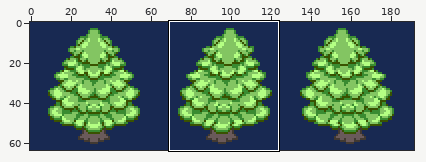
Sprite sheet, stored at graphics/object_events/pics/misc/headbutt_tree.png. Above: a wide view before the commit, with the close-up outlined.
Close-up. Before the edit:
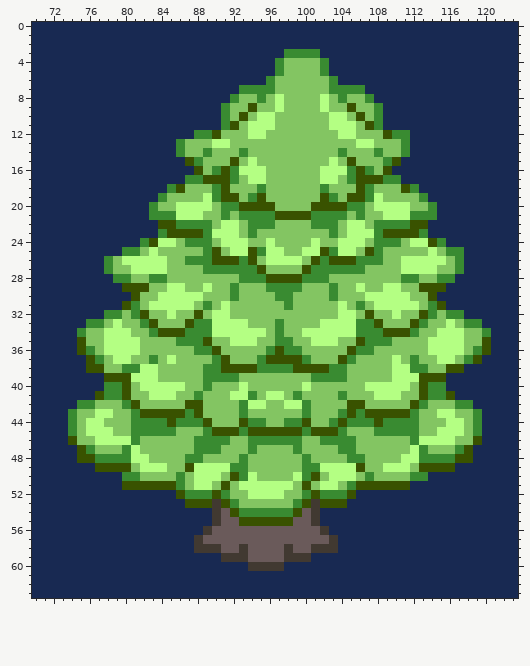
The file is 192x64 pixels. Shown: x 70..123, y 0..63. The commit also changed other parts of the picture, which this record leaves out.
Once edited:
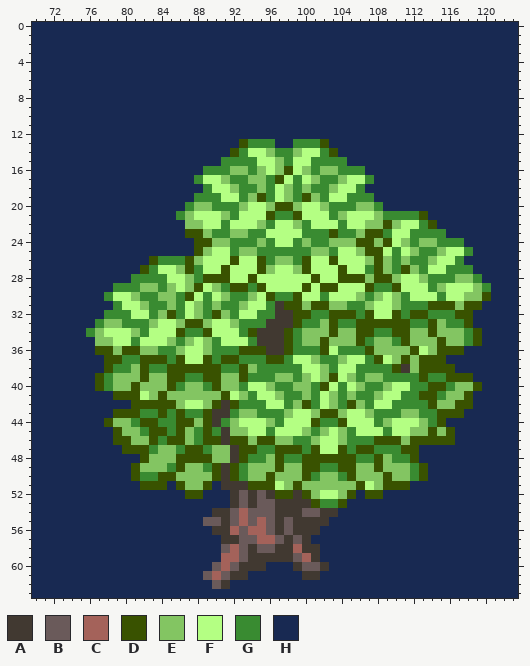
Palette (. is transparent): A #413931  B #6a5a5a  C #a4625a  D #395200  E #83c562  F #b4ff83  G #398b31  H #182952
Diff:
y 3: x 98..101 GGGG -> HHHH
y 4..5: x 97..102 GEEEEG -> HHHHHH
y 6: x 96..103 GEEEEEEG -> HHHHHHHH
y 7: x 93..106 GGGGEEEEEEGGGG -> HHHHHHHHHHHHHH
y 8: x 92..107 GEEGEFEEEEFEGEEG -> HHHHHHHHHHHHHHHH
y 9: x 91..108 GEEDEEFEEEEFEEDEEG -> HHHHHHHHHHHHHHHHHH
y 10: x 91..108 GEDEFFEEEEEEFFEDEG -> HHHHHHHHHHHHHHHHHH
y 11: x 91..108 GDEFFFEEEEEEFFFEDG -> HHHHHHHHHHHHHHHHHH
y 12: x 88..111 GGDEEEFFEEEEEEEEFFEEEDGG -> HHHHHHHHHHHHHHHHHHHHHHHH
y 13: x 86..111 GEEEFFEEEEEEEEEEEEEEFFEEEG -> HHHHHHHDGGGHHGGGDHHHHHHHHH
y 14: x 86..92 GEEGEEE -> HHHHHHD; x 94..95 EE -> FF; x 97..98 EE -> GG; x 100..111 EEEEGEEEGEEG -> FFGDHHHHHHHH
y 15: x 87..96 DGEEEDEFEE -> HHHHGGGGFF; x 98..110 EEEEEFEDEEEGD -> GFFGGGGHHHHHH
y 16: x 88..89 DE -> HG; x 91..96 DGFFFE -> GEEGEF; x 98..99 EE -> DF; x 101..104 EFFF -> GEEG; x 106..109 DGED -> GHHH
y 17: x 87 G -> H; x 89..91 DDD -> FFE; x 93..100 EFFEEEEE -> GEEGDFGF; x 102..103 FF -> GG; x 105..110 GDDDGG -> FFGHHH
y 18: x 85..91 GDEEEGD -> HHHHGFF; x 93..97 EEGEE -> GGEGF; x 99 E -> G; x 101 E -> G; x 104..112 EEDGEEEDG -> FFGHHHHHH
y 19: x 84..89 GEEEEF -> HHHHGG; x 91..94 DDEG -> FFGE; x 96..97 EE -> GF; x 99..100 EE -> GD; x 102..106 DGEDD -> GFFGG; x 108..113 FEEEEG -> HHHHHH
y 20: x 83..90 GEEFFFFE -> HHHHGEEG; x 93..98 DDDDEE -> EFFEDD; x 100..104 EDDDD -> FFEGG; x 106 G -> E; x 108..114 FFFFEEG -> GHHHHHH
y 21: x 83..87 GGGFF -> HHHGE; x 89..98 EEGEGGGGDD -> FFEGFFFDGG; x 100..102 DGG -> FFF; x 104..107 GEGE -> EFFF; x 109..111 FFF -> GGG; x 113..114 GG -> DH
y 22: x 84..91 DDGGGGEF -> HHHEEFFG; x 93..95 EGG -> FFE; x 97..98 EE -> FF; x 100..104 EGGGE -> GFFFG; x 108..114 GGGGDDH -> EDEFFGD
y 23: x 84..86 GDD -> HHH; x 89..92 GFFF -> EGGE; x 95..112 EEEEEEEEGEFFFGDDDD -> GFFFFGGGDGGEDDGFFG; x 114..115 HH -> GG
y 24: x 82..89 GDFFEGGG -> HHHHHHDD; x 91..94 FFFE -> EGGG; x 96..99 FEEE -> GFFG; x 101..102 FE -> GG; x 104..110 FFFEGGG -> EEDDEDF; x 112..114 FFD -> GEE; x 116..117 HH -> GG
y 25: x 80..94 GGEFEEEEEGDEFFD -> HHHHHHHHDEFFGEE; x 96..102 FFEEFFD -> GGGGGEE; x 108..111 GEEE -> DFGF; x 113..114 EF -> GG; x 116..118 GGH -> FFG
y 26: x 78..91 GEFFFFFEEGGGDD -> HHHHHDGGGDEFFF; x 93..102 GDEFFFFEDG -> FFDGEEGDFF; x 104..108 DDGGG -> FFFED; x 110..114 EFFFF -> GEGGE; x 116 E -> F
y 27: x 78..83 GEEFFF -> HHHHDG; x 85 E -> F; x 87..94 EEGGGGGG -> DGFFDFFF; x 97..98 EE -> FF; x 101..108 GGGGGGEE -> FFFDFFGD; x 110..113 EFFF -> GDEG; x 115..116 EE -> FG; x 118 H -> G
y 28: x 79..82 GGEE -> HHGG; x 85..86 EE -> FF; x 88..106 EEEEEGGGDDDDGGGEEEE -> GDDDFFDFFFFFFDFFDDD; x 108..109 EE -> DD; x 111..112 GG -> FF; x 114 E -> G; x 117..119 HHH -> EEG
y 29: x 79..82 HDDD -> GGGE; x 84..85 EF -> GE; x 88 E -> D; x 91..105 EGEEEGGGGEEEGEE -> GDDGDFFFFDFDDFF; x 107..120 EEFFEEDDDHHHHH -> DGGDFFFGEFFFEG
y 30: x 78..87 HHHDEEFFFF -> GFFEGGEEGD; x 89..90 EE -> GF; x 93 E -> G; x 95..96 EE -> FD; x 99..105 EEEEGEE -> DFFGFFF; x 107..108 FF -> GE; x 110..120 FFEEDHHHHHH -> EGFFFGFFEED
y 31: x 79..81 HDG -> GFF; x 83..86 FFFF -> GGEG; x 91..92 FE -> GG; x 94..99 EEEEGE -> FFGADD; x 101..102 EE -> DD; x 104..105 FE -> EG; x 110..114 FFFEG -> EGGGD; x 116..119 HHHH -> DEDD
y 32: x 80..83 EGDE -> GFFG; x 85..106 FEEDEFFEEEEEEEEEEEEFFE -> DGFEGDEGFFGGAADDGGDDDG; x 108..112 EEFEE -> FFDGD; x 115 E -> G; x 117..118 GH -> DD
y 33: x 76 G -> H; x 79..81 FEE -> EGG; x 83..85 DEE -> EFF; x 88..89 GG -> DE; x 92..107 FFEEEGEEEEFFFFGG -> EGGGAAADGGEDGGDD; x 109..112 EEED -> DDDG; x 114 E -> D; x 116..119 FEGG -> GGDH
y 34: x 75..76 GE -> HG; x 82..85 EGDD -> GFFF; x 89 G -> D; x 93..107 FFFEGEEFFFFFFGG -> GDAAADGEEEDEEDD; x 109 D -> G; x 112 G -> E; x 114..120 EFFFEEG -> DEEEGDH
y 35: x 75..76 DE -> HH; x 78 F -> E; x 81..84 FEEE -> GFFF; x 87..91 GGDEE -> EFEGF; x 94..99 FEEGGE -> GAAADG; x 101..103 FFF -> EDE; x 108..111 GGEE -> EEGD; x 114..120 FFFFEED -> EDEEGDH
y 36: x 75..81 DGEFFFF -> HHDDEDD; x 84..85 EE -> GG; x 87..98 EGGDEEEEEGDG -> FFEGGGDDDAAD; x 100..105 EEEEED -> GGDFGG; x 107 G -> D; x 112..120 EEFFFFEGD -> DFEDDDHHH
y 37: x 76..89 DGEFFEEGEFEEEE -> HHDDGGDDDGDFFD; x 92..94 EEE -> DGG; x 98..100 DDG -> GFF; x 102..119 EEDGEEEEFEGEEFFEGD -> GGEFFGDFEDEDDDHHHH
y 38: x 76..79 DDEE -> HHDG; x 81..92 GFFEEEEEGGDD -> EDGGDDDDDDGG; x 94 D -> E; x 99..102 DDDD -> GFFE; x 104..115 GEEEEEFFGGEE -> FFGGGGDAEDDD; x 117 D -> H
y 39: x 77..83 HDDDFFF -> DGEEEDE; x 85..96 EEEEGGGGEEEE -> DDGGDDEEDGGG; x 99 E -> G; x 101..104 GGGG -> FEDF; x 106 E -> G; x 109..112 EFFF -> GGGG; x 114..118 DDHHH -> GGDDD
y 40: x 77 H -> D; x 79..86 GDEFFFFF -> EEDEEEDG; x 90 E -> D; x 93..95 FEE -> GFF; x 97..98 EE -> GG; x 100..105 FEEEEE -> EGDFGF; x 107..109 FFF -> GGE; x 112..119 EDGGHHHH -> GGDDGEED
y 41: x 77..79 DGG -> HHD; x 81..85 EEFFF -> DFEDE; x 88 G -> E; x 91 E -> D; x 93 F -> E; x 95 E -> F; x 97..98 FE -> EG; x 101..102 EE -> GF; x 106..108 EEF -> GGE; x 111..112 EE -> GG; x 114 G -> D; x 116..118 DHH -> EED
y 42: x 75..80 GGEEEG -> HHHHHH; x 82..85 EEEE -> DDDD; x 87..88 DD -> FF; x 90..92 EEE -> DAD; x 94..102 FFEEFFGEE -> GGFFGEDGF; x 104 E -> G; x 106..112 DEEEEED -> EGFFGGG; x 114 E -> D; x 117..118 GG -> DD
y 43: x 74..83 GEEFFEEGDD -> HHHHHDDDGG; x 85 D -> G; x 88..93 DEEEEG -> GDAAGE; x 95..97 EEE -> GGG; x 99..100 EG -> FF; x 102..119 EEGDGDDDDDGEEFFEEG -> DDEFFEGGGEEGGDDDHH
y 44: x 74..78 GEFFE -> HHHHD; x 82..83 GG -> DD; x 85..88 DGGG -> GDDE; x 90..91 EE -> AG; x 93..95 DGG -> FFF; x 97..102 EGGDEE -> GFFFDG; x 105..112 GGGDGGGG -> FFFGEFFF; x 114..119 EEFFEG -> GDHHHH
y 45: x 74..79 GEFFFE -> HHHHHD; x 81 G -> E; x 83..84 GG -> DD; x 86 E -> D; x 88..108 EGDDDGDDDDDDGDDDGEEEG -> GDGAEEFFGFFFEGEFEGFFF; x 110..112 GGG -> FFE; x 114..119 EFFFEG -> DEDHHH
y 46: x 74..81 DEEFFFFG -> HHHHHDDE; x 83..86 EEEE -> DGDD; x 89..98 GGGEEGGGGG -> DDADDEDDEE; x 100 E -> G; x 102..104 GGG -> FFE; x 106..110 EEEEE -> GGDDD; x 112..119 GFFFFEED -> DDDDDHHH
y 47: x 75..83 DGEEEGFEE -> HHHHHDDDG; x 86..88 EEG -> GDD; x 90 G -> E; x 92..104 EEGEEEEGEEEEG -> ADDGGDDDGDFFD; x 106..118 EEEEEEFGEEEGD -> DDGGGDDHHHHHH
y 48: x 75..82 DDGGGGFF -> HHHHHHHD; x 86..89 EGGE -> DDDD; x 92..95 EGEE -> ADGG; x 97..105 EEEGEEEEG -> DGGDDDDDD; x 107..108 EE -> GD; x 110..118 EFFGGGGDD -> GGDHHHHHH
y 49: x 77..92 DDDDEFFFEEDFFFFG -> HHHHDEEEGDEEGDAD; x 97 E -> D; x 100..106 GGFFFFD -> DDGGDDE; x 108..112 EFFFE -> DEEEG; x 114..116 DDD -> HHH
y 50: x 80..86 GGEEEEG -> HDGGDDE; x 88..91 FFFE -> EEDA; x 94 F -> E; x 96 E -> D; x 99..101 FGD -> EDG; x 103..105 FFF -> EGD; x 107 G -> E; x 109 E -> D; x 113 G -> D
y 51: x 80..81 DD -> HH; x 85..86 DG -> HD; x 88..96 FFEDEFFFF -> EDHAAADDD; x 98..100 FED -> EDE; x 102..103 FF -> EE; x 105 G -> E; x 107..108 DD -> FE
y 52: x 86..104 DGGGDGEEFFFFEEGDGGG -> HDDHHHABABADDADEFFE; x 107..108 HH -> DD
y 53: x 87..103 DDDADGEEEEEEGDADD -> HHHHHABABBAAAADGG
y 54: x 91..99 BDGGGGGGD -> ABCBBBAAA; x 101..103 AHH -> BAA
y 55: x 89..91 HAB -> BBA; x 93..100 DDDDDDBB -> CBCBABAA; x 102 H -> A
y 56: x 89..92 ABBB -> HAAC; x 94..95 BB -> CC; x 97 B -> A; x 99..102 BBBA -> AAAH
y 57: x 88..92 ABBBB -> HHHAA; x 95..96 BB -> CC; x 98 B -> A; x 100..103 BBBA -> AHHH
y 58: x 88..90 AAA -> HHH; x 92..94 BAB -> CBA; x 97 B -> A; x 99..100 BB -> CA; x 102..103 AA -> HH
y 59: x 91..97 AAABBBB -> CCBAAAA; x 99..101 AAH -> BCA
y 60: x 90..93 HHHH -> BCBA; x 96..97 AA -> HH; x 99..102 HHHH -> ABBA
y 61: x 89..93 HHHHH -> BCBAA; x 100..101 HH -> AA
y 62: x 90..91 HH -> BA
Boxes around the changes in both close-ups, in picture pixels (x1, y1, x2, y2):
changed: (68, 49, 491, 589)
